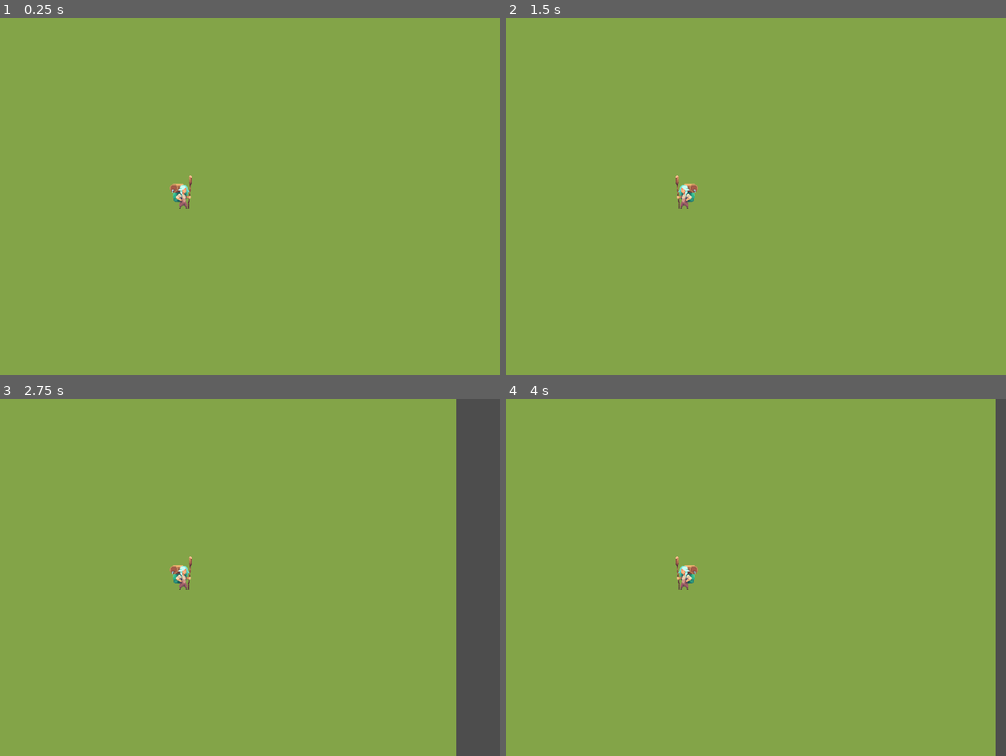
Above: before the commit, frames 1-4 (two rows, left to right).
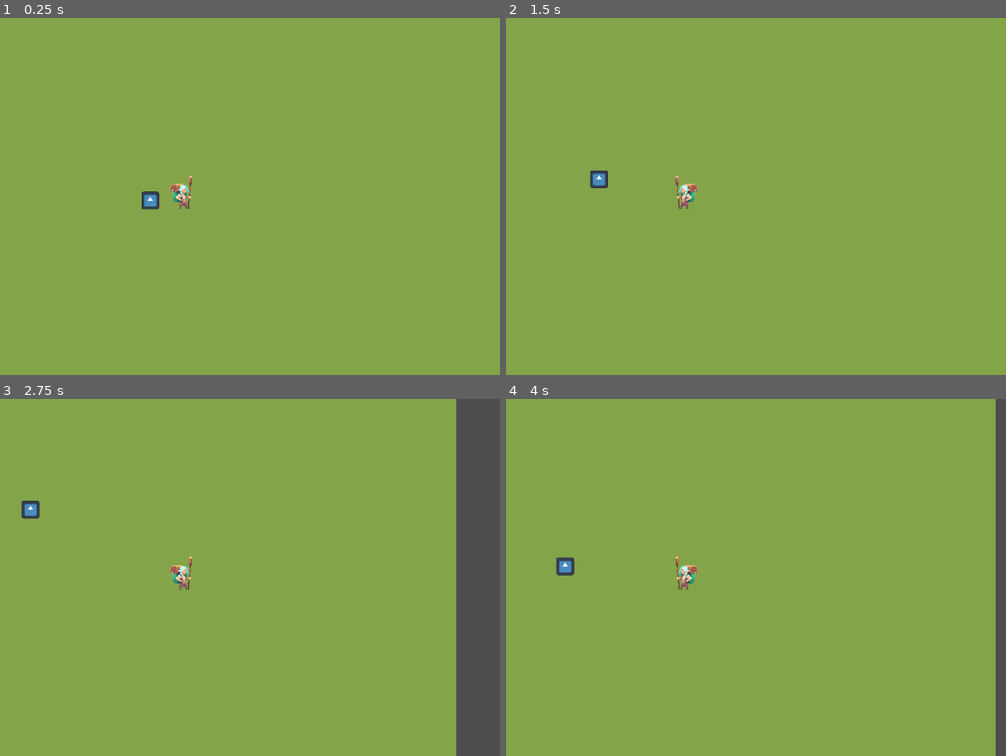
Above: after the commit, the same moments.

Repository: freddder/Pirate_Software_Jam_16
Game: Godot game, scene res://Scenes/map.tscn
Two runs of this game, one before a commit and one after it. Both use one fixed random seed, a clock stepped at 60 frames per second and the inputs below. The engine's default icon, where the game draws it, is replaced by a stand-in: a white triangle on a blue panel in a dark square.
Inputs:
- Up to frame 1 (0.25 s): no input
- Up to frame 2 (1.5 s): tap Enter at 0.5 s; hold Right (ui_right) 0.53-1.28 s; hold Down (ui_down) from 1.28 s (still down)
- Up to frame 3 (2.75 s): release Down (ui_down) at 2.03 s; hold Right (ui_right) from 2.03 s (still down)
- Up to frame 4 (4 s): release Right (ui_right) at 2.78 s; hold Up (ui_up) 2.78-3.53 s; hold Left (ui_left) from 3.53 s (still down)

The runs differ from the first frame. In frame 1, 0.2% of the frame differs, in the area x 28-32%, y 48-54%; in frame 2, 0.2%; in frame 3, 0.2%; in frame 4, 0.2%, in the area x 10-14%, y 44-50%.

Commit message:
Added state machine and basic idle state

Diff:
--- /dev/null
+++ b/Scenes/base_animal.gd
@@ -0,0 +1,4 @@
+extends CharacterBody2D
+
+func _physics_process(delta):
+	move_and_slide()
--- /dev/null
+++ b/Scenes/base_animal.tscn
@@ -0,0 +1,27 @@
+[gd_scene load_steps=6 format=3 uid="uid://bj1uthfk37t1e"]
+
+[ext_resource type="Texture2D" uid="uid://bklgrqi23xfae" path="res://icon.svg" id="1_msn1o"]
+[ext_resource type="Script" path="res://Scenes/base_animal.gd" id="1_x85lv"]
+[ext_resource type="Script" path="res://Scripts/state_machine.gd" id="2_617yx"]
+[ext_resource type="Script" path="res://Scripts/animal_idle.gd" id="3_jnpmu"]
+
+[sub_resource type="CircleShape2D" id="CircleShape2D_wq7iq"]
+radius = 19.0263
+
+[node name="BaseAnimal" type="CharacterBody2D"]
+script = ExtResource("1_x85lv")
+
+[node name="Sprite2D" type="Sprite2D" parent="."]
+scale = Vector2(0.25, 0.25)
+texture = ExtResource("1_msn1o")
+
+[node name="CollisionShape2D" type="CollisionShape2D" parent="."]
+shape = SubResource("CircleShape2D_wq7iq")
+
+[node name="StateMachine" type="Node" parent="." node_paths=PackedStringArray("initial_state")]
+script = ExtResource("2_617yx")
+initial_state = NodePath("AnimalIdle")
+
+[node name="AnimalIdle" type="Node" parent="StateMachine" node_paths=PackedStringArray("animal")]
+script = ExtResource("3_jnpmu")
+animal = NodePath("../..")
--- a/Scenes/map.tscn
+++ b/Scenes/map.tscn
@@ -7,6 +7,7 @@
 [ext_resource type="Texture2D" uid="uid://cyu0kjt3js1io" path="res://Spirites/Tilesets/wall-8 - 2 tiles tall.png" id="5_u6fa2"]
 [ext_resource type="Texture2D" uid="uid://bhtyx1qsar4q4" path="res://Spirites/Tilesets/demonstration.png" id="6_mynjy"]
 [ext_resource type="PackedScene" uid="uid://bd74mkhe1hxkk" path="res://Scenes/golem.tscn" id="7_52wch"]
+[ext_resource type="PackedScene" uid="uid://bj1uthfk37t1e" path="res://Scenes/base_animal.tscn" id="8_oyncl"]
 
 [sub_resource type="TileSetAtlasSource" id="TileSetAtlasSource_jkgia"]
 texture = ExtResource("1_aukrr")
@@ -7975,3 +7976,6 @@
 
 [node name="Golem" parent="." instance=ExtResource("7_52wch")]
 position = Vector2(-27, -120)
+
+[node name="BaseAnimal" parent="." instance=ExtResource("8_oyncl")]
+position = Vector2(-86, -111)
--- /dev/null
+++ b/Scripts/animal_idle.gd
@@ -0,0 +1,29 @@
+extends State
+class_name AnimalIdle
+
+@export var animal : CharacterBody2D
+
+@export var move_speed : float = 10.0
+var move_dir : Vector2
+var wander_time : float
+
+func ransomize_wader():
+	move_dir = Vector2(randf_range(-1, 1), randf_range(-1, 1)).normalized()
+	wander_time = randf_range(1, 3)
+
+# Called every frame. 'delta' is the elapsed time since the previous frame.
+func _process(delta):
+	pass
+
+func update(delta : float):
+	if wander_time > 0:
+		wander_time -= delta
+	else:
+		ransomize_wader()
+
+func physic_update(delta : float):
+	if animal:
+		animal.velocity = move_dir * move_speed
+
+func enter():
+	ransomize_wader()
--- /dev/null
+++ b/Scripts/state.gd
@@ -0,0 +1,24 @@
+extends Node
+class_name State
+
+signal Transition
+
+# Called when the node enters the scene tree for the first time.
+func _ready():
+	pass
+
+# Called every frame. 'delta' is the elapsed time since the previous frame.
+func _process(delta):
+	pass
+
+func update(delta : float):
+	pass
+
+func physic_update(delta : float):
+	pass
+
+func enter():
+	pass
+
+func exit():
+	pass
--- /dev/null
+++ b/Scripts/state_machine.gd
@@ -0,0 +1,40 @@
+extends Node
+
+@export var initial_state : State
+
+var current_state : State
+var states : Dictionary = {}
+
+# Called when the node enters the scene tree for the first time.
+func _ready():
+	for child in get_children():
+		if child is State:
+			states[child.name.to_lower()] = child
+			child.Transition.connect(on_state_change)
+
+	if initial_state:
+		initial_state.enter()
+		current_state = initial_state
+
+# Called every frame. 'delta' is the elapsed time since the previous frame.
+func _process(delta):
+	if current_state:
+		current_state.update(delta)
+
+func _physics_process(delta):
+	if current_state:
+		current_state.physic_update(delta)
+
+func on_state_change(state, new_state_name : String):
+	if state != current_state:
+		return
+
+	var new_state = states.get(new_state_name.to_lower())
+	if !new_state:
+		return
+
+	if current_state:
+		current_state.exit()
+
+	new_state.enter()
+	current_state = new_state
Not shown: 1 places in Scenes/map.tscn that only renumber resources
